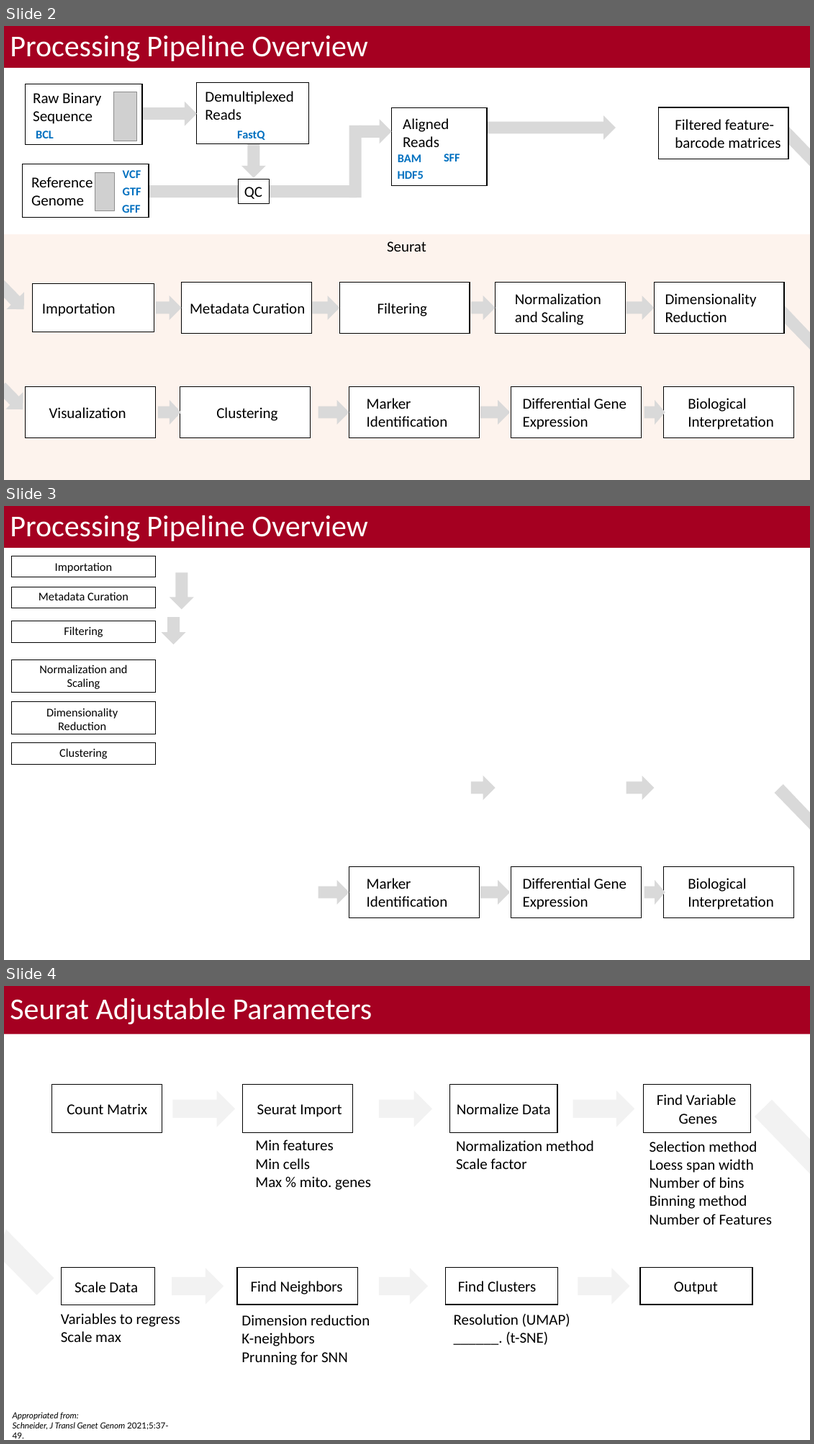
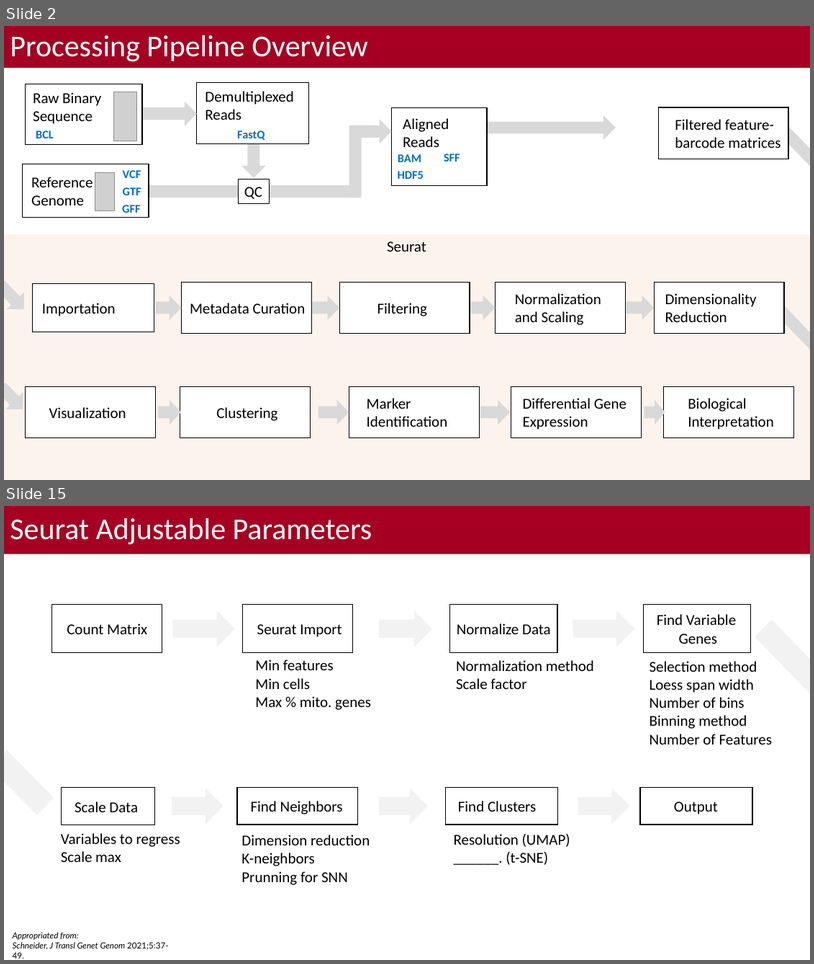
Before and after one commit to bacorli2/scrna_workshop, a slide deck: M3_Seurat_Processing/M3_Seurat_Processing.pptx. Shown one above the other, each under a label of ours: slides 2, 3 and 4 before the commit, slides 2 and 15 after it; the slides between them are not shown. The pictures are 814x1444 and 814x964 pixels, drawn with LibreOffice and Linux fonts; fonts in the diff are those of the drawing; grey boxes stand for pictures; background and template pictures are left out. Boxes give left, top, right and bottom in pixels: in the first picture for what was removed or moved away, otherwise in the second. Text is boxed around its words. In the diff, an @@ line names an element or a change of style, - is before the commit and + after.

```diff
--- a/M3_Seurat_Processing/M3_Seurat_Processing.pptx
+++ b/M3_Seurat_Processing/M3_Seurat_Processing.pptx
@@ slide 3 removed at bbox=[4, 506, 810, 960], background #FFFFFF; not listed: 1 template element that a slide beside it also shows @@
@@ title removed at bbox=[4, 506, 810, 548] @@
-Processing Pipeline Overview
@@ rectangle removed at bbox=[11, 556, 155, 577] @@
@@ text removed at bbox=[55, 563, 112, 573] @@
-Importation
@@ rectangle removed at bbox=[11, 587, 155, 608] @@
@@ text removed at bbox=[39, 592, 129, 600] @@
-Metadata Curation
@@ right arrow removed at bbox=[170, 572, 194, 609] @@
@@ rectangle removed at bbox=[11, 621, 155, 642] @@
@@ text removed at bbox=[64, 626, 103, 637] @@
-Filtering
@@ right arrow removed at bbox=[162, 617, 185, 644] @@
@@ rectangle removed at bbox=[12, 659, 155, 692] @@
@@ text removed at bbox=[39, 664, 128, 689] @@
-Normalization and Scaling
@@ rectangle removed at bbox=[12, 701, 155, 734] @@
@@ text removed at bbox=[46, 708, 118, 730] @@
-Dimensionality
-Reduction
@@ rectangle removed at bbox=[12, 743, 155, 764] @@
@@ text removed at bbox=[59, 748, 107, 759] @@
-Clustering
@@ right arrow removed at bbox=[471, 775, 496, 800] @@
@@ right arrow removed at bbox=[627, 775, 654, 800] @@
@@ freeform shape removed at bbox=[775, 784, 810, 829] @@
@@ rectangle removed at bbox=[350, 867, 479, 918] @@
@@ rectangle removed at bbox=[512, 867, 642, 918] @@
@@ rectangle removed at bbox=[665, 867, 795, 918] @@
@@ right arrow removed at bbox=[319, 880, 350, 904] @@
@@ text removed at bbox=[367, 878, 448, 906] @@
-Marker Identification
@@ right arrow removed at bbox=[481, 880, 510, 904] @@
@@ text removed at bbox=[523, 878, 627, 909] @@
-Differential Gene
-Expression
@@ right arrow removed at bbox=[645, 880, 666, 904] @@
@@ text removed at bbox=[688, 878, 774, 909] @@
-Biological
-Interpretation
@@ what was slide 4 is now slide 15 @@
```
Also in this commit, not shown: 12 slides added, 1 other slide removed, 2 other files.
